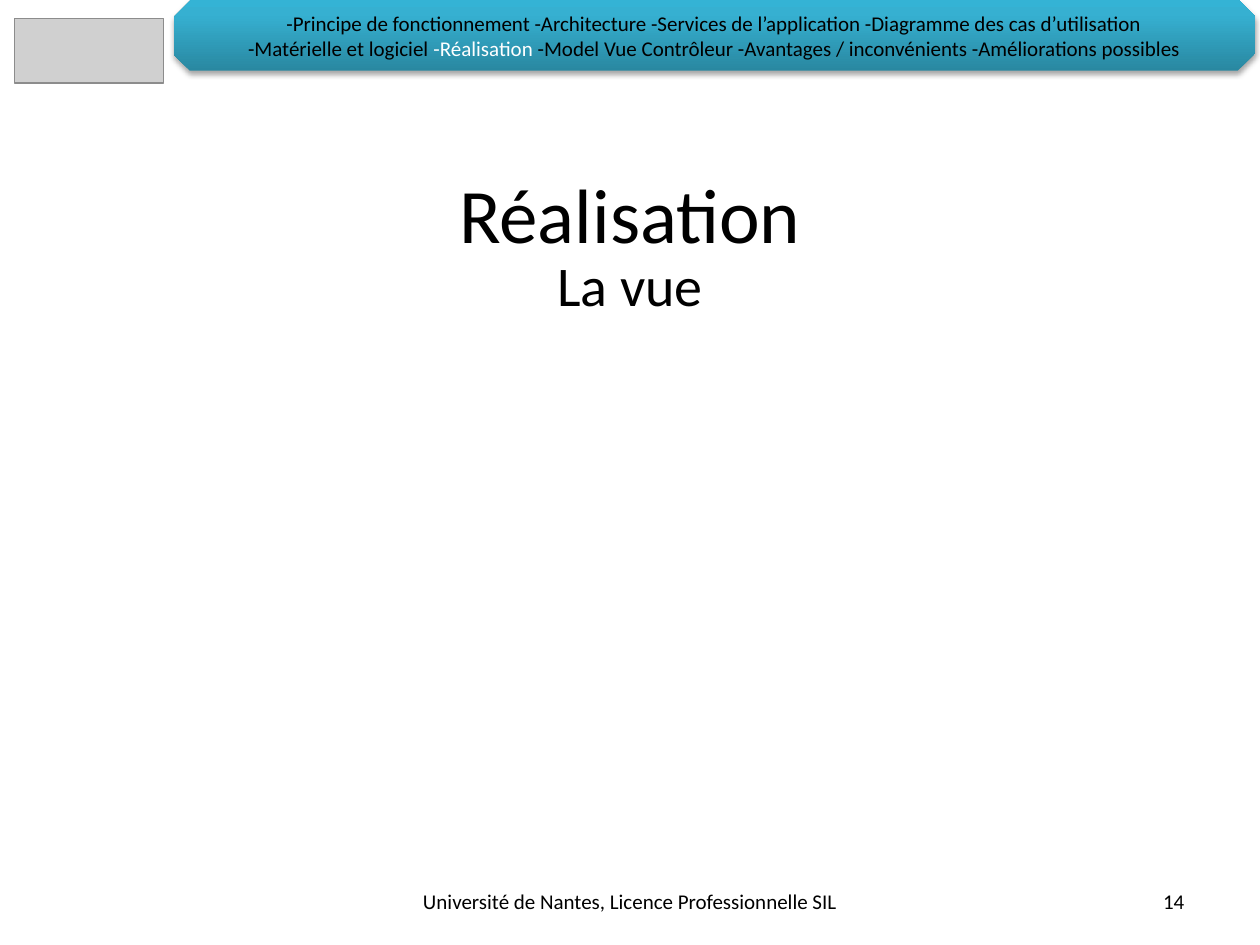
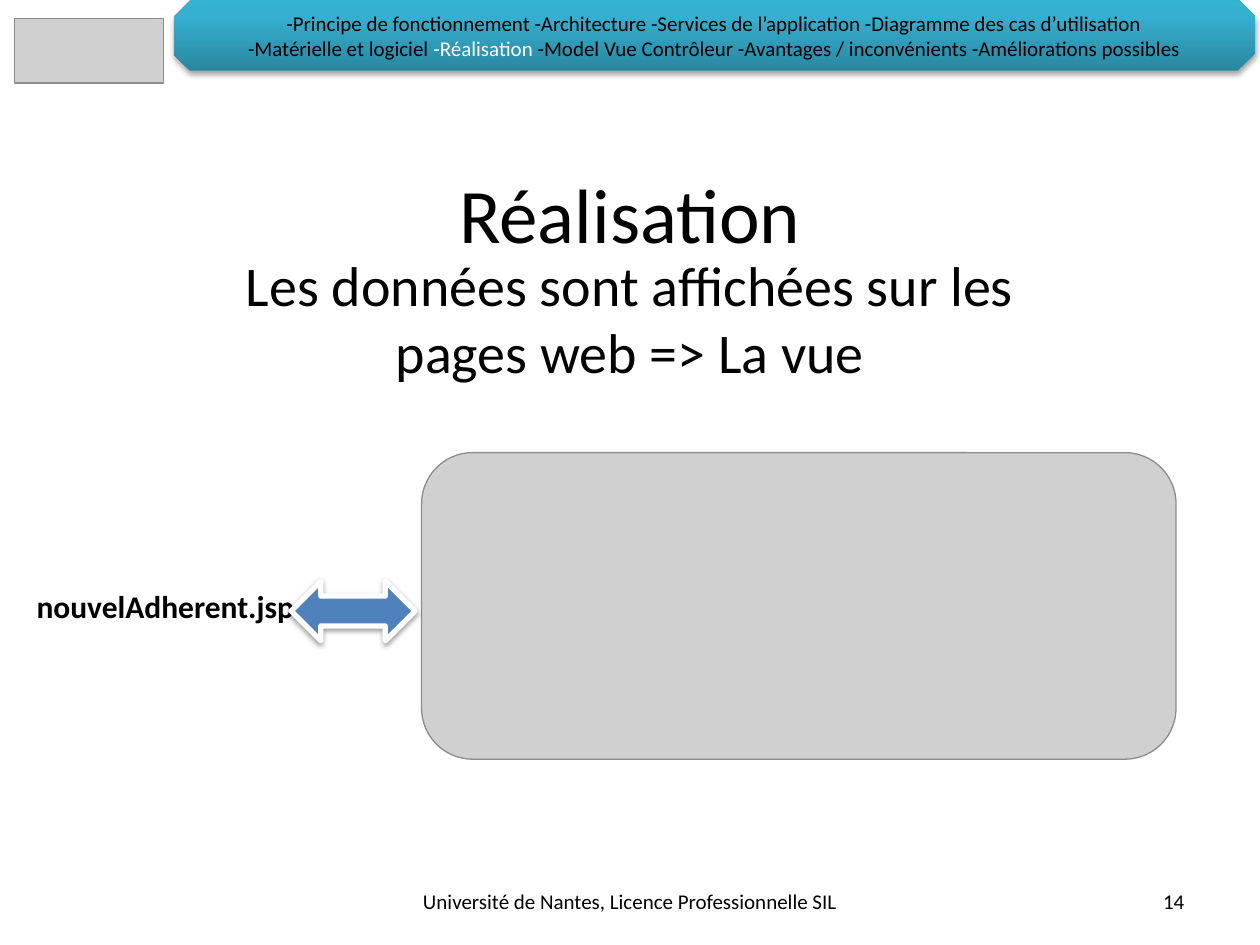
Before and after one commit to LeonardoALARCON/progr3, a slide deck: slide 14 of Documentation/DiapoProg3/PresentationProg3.pptx. Drawn at 1260x945 pixels with LibreOffice and Linux fonts; fonts in the diff are those of the drawing; grey boxes stand for pictures; background and template pictures are left out. Boxes give left, top, right and bottom in pixels: in the first picture for what was removed or moved away, otherwise in the second. Text is boxed around its words. In the diff, an @@ line names an element or a change of style, - is before the commit and + after.

```diff
--- a/Documentation/DiapoProg3/PresentationProg3.pptx
+++ b/Documentation/DiapoProg3/PresentationProg3.pptx
@@ subtitle at [246, 267, 1013, 383]: text changed @@
-La vue
+Les données sont affichées sur les pages web => La vue
@@ picture added at [422, 452, 1177, 759] @@
@@ text added at [37, 596, 295, 624], 18 pt, text #000000, bold @@
+nouvelAdherent.jsp
@@ left right arrow added at [291, 581, 415, 640], fill #4F81BD, outline #FFFFFF 3 pt @@
```
Also in this commit, not shown: 1 other slide changed, 3 other files.
